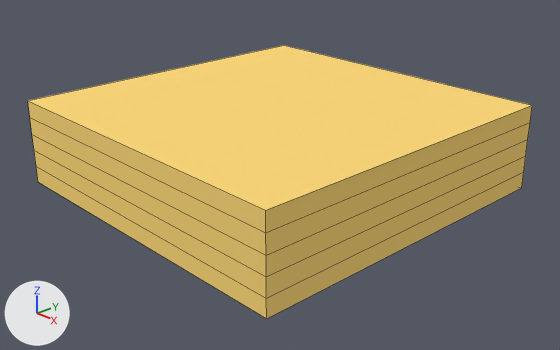
The Blender file Blender/210911_redo_210903_with_VScode.blend as it was, and as the next commit left it.
Both versions are drawn from a 50 mm lens placed at (15.26, -14.28, 8.98), pointed at (0.35, -0.24, 0.49). Every picture has the same lights, and +X, +Y and +Z are marked at lower left. Mesh edges are drawn as thin lines.

In view in the first picture: 'Layer_00', 'Layer_01', 'Layer_02', 'Layer_03', 'Layer_04'.
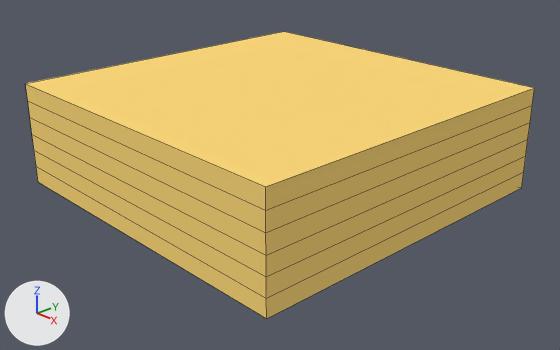
Pixel boxes (x1, y1, x2, y2) of what changed, in the pictures (560 x 350 px):
'Layer_05', added (yellow): after (25, 32, 534, 210)
'Layer_04', unchanged, covered by the edit: before (28, 45, 532, 233); after (28, 101, 532, 233)

The change, as a diff of the scene's bpy script:
```diff
--- a/Blender/210911_redo_210903_with_VScode.blend.py
+++ b/Blender/210911_redo_210903_with_VScode.blend.py
@@ mat_material_05 @@
+mat_material_05 = diffuse_material('Material_05')
+mat_material_05.base_color = (1.0, 0.7, 0.2)  # yellow #ffda7c
@@ me_cube_016 @@
+me_cube_016.from_pydata(...)  # a box spanning x -5.0..5.0, y -5.0..5.0, z -0.25..0.25
+me_cube_016.materials.append(mat_material_05)  # yellow #ffda7c
@@ ob_layer_05 @@
+ob_layer_05 = bpy.data.objects.new('Layer_05', me_cube_016)
+ob_layer_05.location = (0.0, 0.0, 2.75)
```
